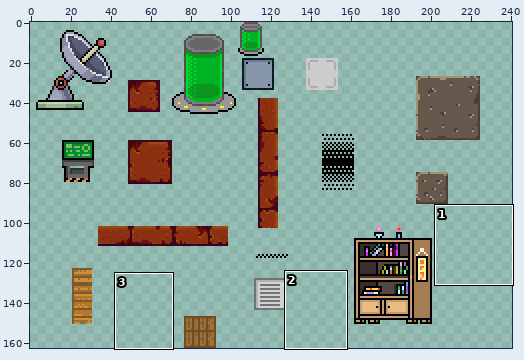
One commit to this sprite sheet: Sprites/trankeraiada.png. Above, an overview of the earlier version with the close-up marked.
Close-up. Before the edit:
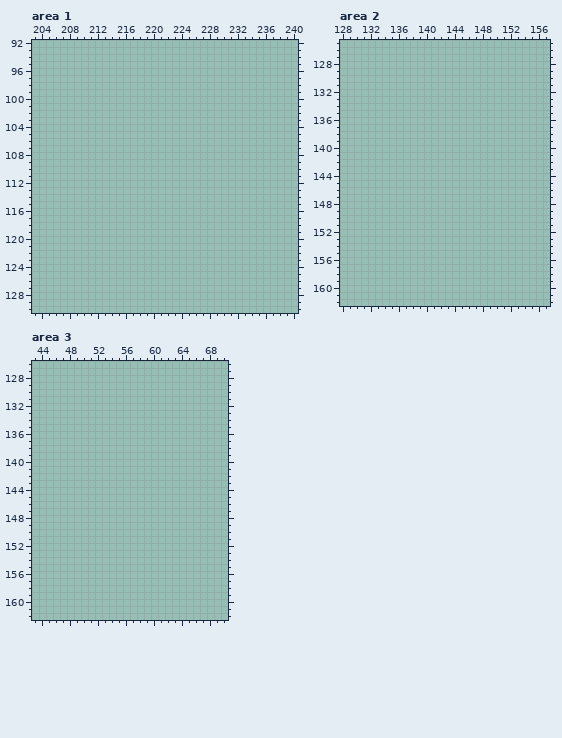
The file is 241x163 pixels. Colours within 5 levels of each other are drawn and written as one. Shown: area 1: x 203..240, y 92..130; area 2: x 128..157, y 125..162; area 3: x 43..70, y 126..162.
After:
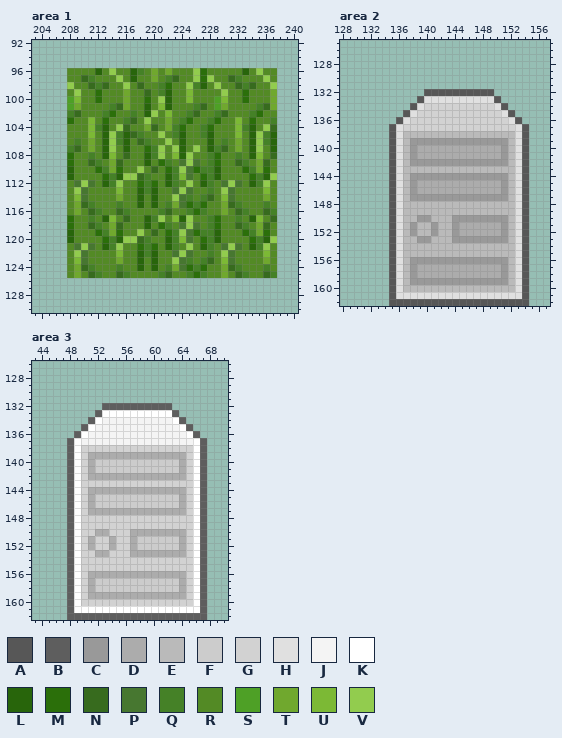
Palette (. is transparent): A #575757  B #5e5e5e  C #999999  D #acacac  E #bababa  F #cccccc  G #d2d2d2  H #e0e0e0  J #f4f4f4  K #ffffff  L #28650b  M #2b6f0a  N #376b1e  P #477730  Q #458127  R #538a25  S #4ea026  T #70a82e  U #7cb935  V #92cc4e
The edit:
Area 1:
y 96: x 208..237 .............................. -> RRRRLRVRRLQRTRTRRRVMRRRRRLRVRR
y 97: x 208..237 .............................. -> RRNQRRRVRLRRTRQNRRVMVRRNQRRRVR
y 98: x 208..237 .............................. -> VRRNQNRRVRNRRQMRRVQLRVRRNQNRRV
y 99: x 208..237 .............................. -> RVRRMRRRTRRNRQLRRURRRRVRRMRRRT
y 100: x 208..237 .............................. -> SURRMRRRTRRMRVLRRURRRSURRMRRRT
y 101: x 208..237 .............................. -> STRRRRQNTRRLRULRRRQNRSTRRRRQNT
y 102: x 208..237 .............................. -> QNRRRQMRRQRLVRURRQNRRQNRRRQMRR
y 103: x 208..237 .............................. -> MRRURMRRQNRVRRTRQMRRQMRRURMRRQ
y 104: x 208..237 .............................. -> RRRUQLRVNRRTNRTQMRRQMRRRUQLRVN
y 105: x 208..237 .............................. -> RRRURLVQLNQRRVRQLRRQLRRRURLVQL
y 106: x 208..237 .............................. -> RQRTRLVQLRNQRRVRLRRRLRQRTRLVQL
y 107: x 208..237 .............................. -> QNRTRLVRLRRMQVRVLRVRLQNRTRLVRL
y 108: x 208..237 .............................. -> MRRQRLURNRRLQVRULVRRQMRRQRLURN
y 109: x 208..237 .............................. -> MRRNQRTNRRRLRMQRPVPRQMRRNQRTNR
y 110: x 208..237 .............................. -> LRRRMQTMRRVRNRMQVPMQQLRRRMQTMR
y 111: x 208..237 .............................. -> LRRRRMQLVVNQRRLQUPRMQLRRRRMQLV
y 112: x 208..237 .............................. -> RPVPRLQVRRMQMRLQRVRLQRPVPRLQVR
y 113: x 208..237 .............................. -> RVPRRRRURRLQLRRPVPRRQRVPRRRRUR
y 114: x 208..237 .............................. -> RUPRRRRTRRLRLRRVPQRQNRUPRRRRTR
y 115: x 208..237 .............................. -> RTNQRRRQRRLRLRQTPMQMRRTNQRRRQR
y 116: x 208..237 .............................. -> RTRNQRRNQRRRRQNRRQMQRRTRNQRRNQ
y 117: x 208..237 .............................. -> MRRQRLURNRRLQVRULVRRQMRRQRLURN
y 118: x 208..237 .............................. -> MRRNQRTNRRRLRMQRPVPRQMRRNQRTNR
y 119: x 208..237 .............................. -> LRRRMQTMRRVRNRMQVPMQQLRRRMQTMR
y 120: x 208..237 .............................. -> LRRRRMQLVVNQRRLQUPRMQLRRRRMQLV
y 121: x 208..237 .............................. -> RPVPRLQVRRMQMRLQRVRLQRPVPRLQVR
y 122: x 208..237 .............................. -> RVPRRRRURRLQLRRPVPRRQRVPRRRRUR
y 123: x 208..237 .............................. -> RUPRRRRTRRLRLRRVPQRQNRUPRRRRTR
y 124: x 208..237 .............................. -> RTNQRRRQRRLRLRQTPMQMRRTNQRRRQR
y 125: x 208..237 .............................. -> RTRNQRRNQRRRRQNRRQMQRRTRNQRRNQ
Area 2:
y 132: x 140..149 .......... -> AAAAAAAAAA
y 133: x 139..150 ............ -> AHHHHHHHHHHA
y 134: x 138..151 .............. -> AHGGGGGGGGGGHA
y 135: x 137..152 ................ -> AHGGGGGGGGGGGGHA
y 136: x 136..153 .................. -> AHGGGGGGGGGGGGGGHA
y 137: x 135..154 .................... -> AHGGGGGGGGGGGGGGGGHA
y 138: x 135..154 .................... -> AHEEEEEEEEEEEEEEEEHA
y 139: x 135..154 .................... -> AHECCCCCCCCCCCCCCEHA
y 140..141: x 135..154 .................... -> AHECDDDDDDDDDDDDCEHA
y 142: x 135..154 .................... -> AHECCCCCCCCCCCCCCEHA
y 143: x 135..154 .................... -> AHEEEEEEEEEEEEEEEEHA
y 144: x 135..154 .................... -> AHECCCCCCCCCCCCCCEHA
y 145..146: x 135..154 .................... -> AHECDDDDDDDDDDDDCEHA
y 147: x 135..154 .................... -> AHECCCCCCCCCCCCCCEHA
y 148..149: x 135..154 .................... -> AHEEEEEEEEEEEEEEEEHA
y 150: x 135..154 .................... -> AHEECCEEECCCCCCCCEHA
y 151..152: x 135..154 .................... -> AHECEECEECDDDDDDCEHA
y 153: x 135..154 .................... -> AHEECCEEECCCCCCCCEHA
y 154..155: x 135..154 .................... -> AHEEEEEEEEEEEEEEEEHA
y 156: x 135..154 .................... -> AHECCCCCCCCCCCCCCEHA
y 157..158: x 135..154 .................... -> AHECDDDDDDDDDDDDCEHA
y 159: x 135..154 .................... -> AHECCCCCCCCCCCCCCEHA
y 160: x 135..154 .................... -> AHEEEEEEEEEEEEEEEEHA
y 161: x 135..154 .................... -> AHHHHHHHHHHHHHHHHHHA
y 162: x 135..154 .................... -> AAAAAAAAAAAAAAAAAAAA
Area 3:
y 132: x 53..62 .......... -> BBBBBBBBBB
y 133: x 52..63 ............ -> BKKKKKKKKKKB
y 134: x 51..64 .............. -> BKJJJJJJJJJJKB
y 135: x 50..65 ................ -> BKJJJJJJJJJJJJKB
y 136: x 49..66 .................. -> BKJJJJJJJJJJJJJJKB
y 137: x 48..67 .................... -> BKJJJJJJJJJJJJJJJJKB
y 138: x 48..67 .................... -> BKGGGGGGGGGGGGGGGGKB
y 139: x 48..67 .................... -> BKGDDDDDDDDDDDDDDGKB
y 140..141: x 48..67 .................... -> BKGDFFFFFFFFFFFFDGKB
y 142: x 48..67 .................... -> BKGDDDDDDDDDDDDDDGKB
y 143: x 48..67 .................... -> BKGGGGGGGGGGGGGGGGKB
y 144: x 48..67 .................... -> BKGDDDDDDDDDDDDDDGKB
y 145..146: x 48..67 .................... -> BKGDFFFFFFFFFFFFDGKB
y 147: x 48..67 .................... -> BKGDDDDDDDDDDDDDDGKB
y 148..149: x 48..67 .................... -> BKGGGGGGGGGGGGGGGGKB
y 150: x 48..67 .................... -> BKGGDDGGGDDDDDDDDGKB
y 151..152: x 48..67 .................... -> BKGDGGDGGDFFFFFFDGKB
y 153: x 48..67 .................... -> BKGGDDGGGDDDDDDDDGKB
y 154..155: x 48..67 .................... -> BKGGGGGGGGGGGGGGGGKB
y 156: x 48..67 .................... -> BKGDDDDDDDDDDDDDDGKB
y 157..158: x 48..67 .................... -> BKGDFFFFFFFFFFFFDGKB
y 159: x 48..67 .................... -> BKGDDDDDDDDDDDDDDGKB
y 160: x 48..67 .................... -> BKGGGGGGGGGGGGGGGGKB
y 161: x 48..67 .................... -> BKKKKKKKKKKKKKKKKKKB
y 162: x 48..67 .................... -> BBBBBBBBBBBBBBBBBBBB
Changed places in both close-ups, as pixel boxes (x1, y1, x2, y2):
added: (67, 68, 277, 278)
added: (389, 89, 529, 306)
added: (67, 403, 207, 620)
